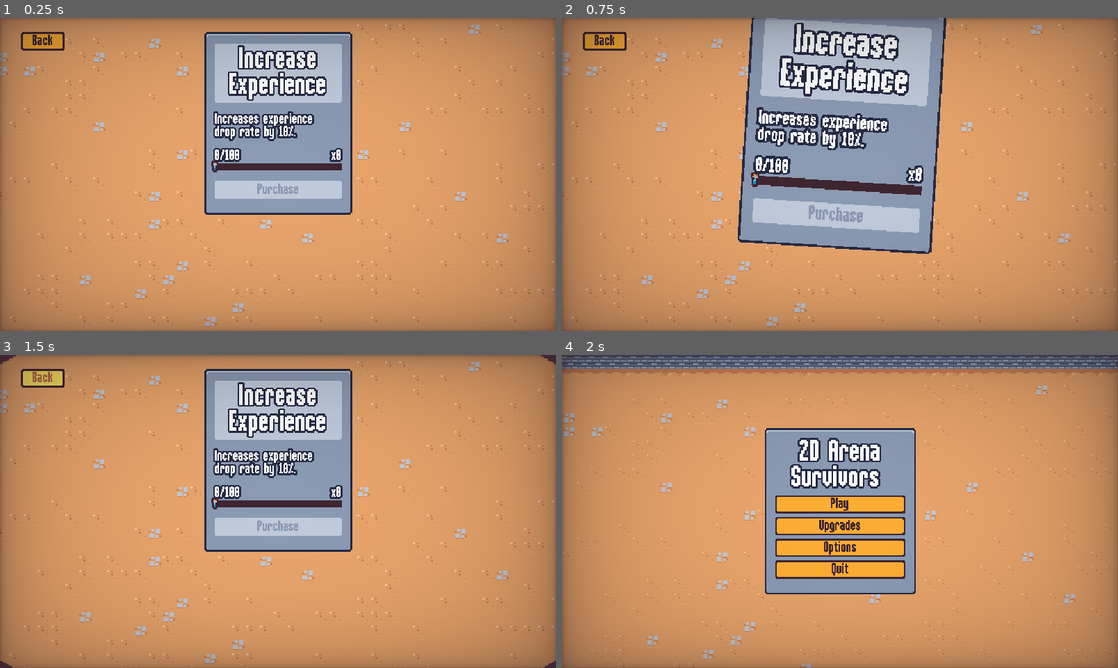
Above: before the commit, frames 1-4 (two rows, left to right).
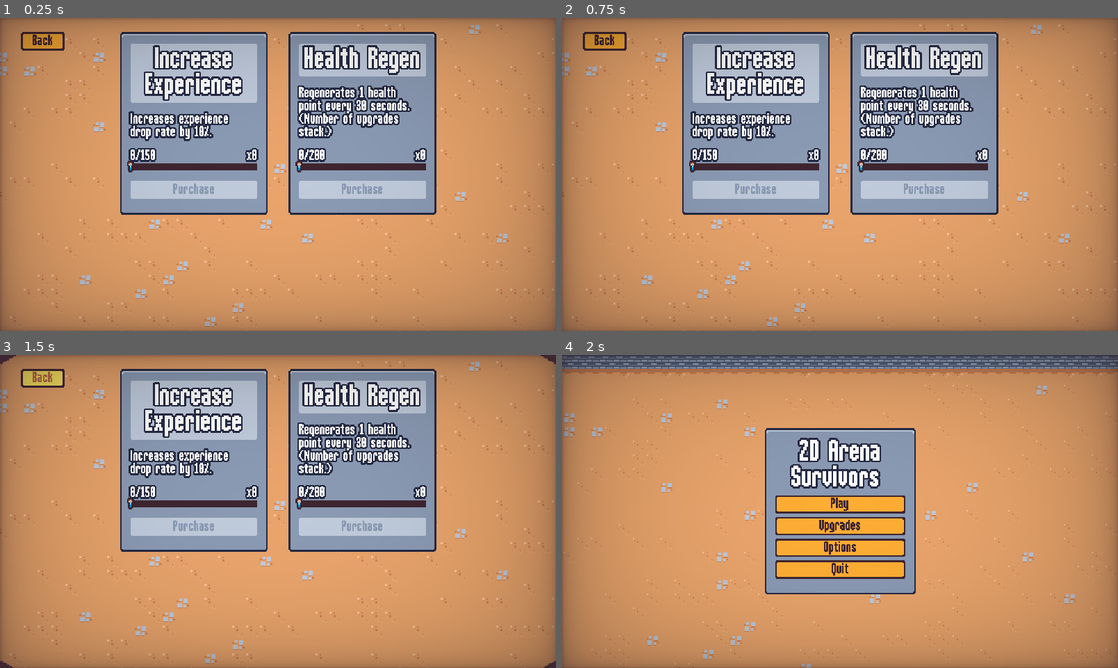
Above: after the commit, the same moments.

Repository: justknick/myFirst2DSurvivorsGame
Game: Godot game, scene res://scenes/ui/meta_menu.tscn
Two runs of this game, one before a commit and one after it. Both use one fixed random seed, a clock stepped at 60 frames per second and the inputs below. This scene is started directly instead of the project's main scene.
Inputs (mouse positions are in pixels of both pictures, inside the frame that each line leads up to):
- Up to frame 1 (0.25 s): no input
- Up to frame 2 (0.75 s): tap Enter at 0.5 s; move the mouse to (840, 124) at 0.52 s; press the mouse at (840, 124) at 0.53 s; hold D (move_right) from 0.53 s (still down)
- Up to frame 3 (1.5 s): release D (move_right) at 1.25 s; release the mouse at (278, 461) at 1.25 s; click "Back" at 1.25 s
- Up to frame 4 (2 s): no input

The runs differ from the first frame. In frame 1, 26% of the frame differs, in the area x 21-79%, y 4-63%; in frame 2, 32%, in the area x 21-79%, y 0-76%; in frame 3, 26%; in frame 4, nothing differs.

Commit message:
Section 6.78 -  Adding a Health Regeneration Meta Upgrade // created health_regeneration resource // updated experience_gain resourece (updated cost), arena_time_manager, player, hit_flash_component, health_component (implemented health regeneration logic), main scene (assigned arena_time_manager to player)

Diff:
--- a/resources/meta_upgrades/experience_gain.tres
+++ b/resources/meta_upgrades/experience_gain.tres
@@ -6,6 +6,6 @@
 script = ExtResource("1_60s5t")
 id = "experience_gain"
 max_quantity = 1
-experience_cost = 100
+experience_cost = 150
 title = "Increase Experience"
 description = "Increases experience drop rate by 10%."
--- /dev/null
+++ b/resources/meta_upgrades/health_regeneration.tres
@@ -0,0 +1,11 @@
+[gd_resource type="Resource" script_class="MetaUpgrade" load_steps=2 format=3 uid="uid://ttx5fskd00tp"]
+
+[ext_resource type="Script" path="res://resources/meta_upgrades/meta_upgrade.gd" id="1_468ft"]
+
+[resource]
+script = ExtResource("1_468ft")
+id = "health_regeneration"
+max_quantity = 3
+experience_cost = 200
+title = "Health Regen"
+description = "Regenerates 1 health point every 30 seconds. (Number of upgrades stack.)"
--- a/scenes/component/health_component.gd
+++ b/scenes/component/health_component.gd
@@ -3,6 +3,7 @@
 
 signal fainted
 signal health_change
+signal health_decrease
 
 @export var max_health: float = 10
 var current_health
@@ -13,9 +14,17 @@
 
 
 func damage(damage_amount:float):
-	current_health = max(current_health - damage_amount, 0)
+	current_health = clamp(current_health - damage_amount, 0, max_health)
+	# emit anytime health changes
 	health_change.emit()
+	# emit when damage is positive, aka inflicted
+	if damage_amount > 0:
+		health_decrease.emit()
 	Callable(check_fainted).call_deferred()
+
+
+func heal(health_regeneration_quantity: int):
+	damage(-health_regeneration_quantity)
 
 
 func get_health_percent():
--- a/scenes/component/hit_flash_component.gd
+++ b/scenes/component/hit_flash_component.gd
@@ -8,11 +8,11 @@
 
 
 func _ready():
-	health_component.health_change.connect(on_health_changed)
+	health_component.health_decrease.connect(on_health_decrease)
 	sprite.material = hit_flash_material
 
 
-func on_health_changed():
+func on_health_decrease():
 	# if flash tween is running, then kill it
 	if hit_flash_tween != null && hit_flash_tween.is_valid():
 		hit_flash_tween.kill()
--- a/scenes/game_object/player/player.gd
+++ b/scenes/game_object/player/player.gd
@@ -1,5 +1,6 @@
 extends CharacterBody2D
 
+@export var arena_time_manager: Node
 
 @onready var damage_interval_timer = $DamageIntervalTimer
 @onready var health_component = $HealthComponent
@@ -15,13 +16,17 @@
 
 
 func _ready():
+	arena_time_manager.health_regeneration_interval.connect(on_health_regeneration_interval)
+
 	base_speed = velocity_component.max_speed
 
 	$CollisionArea2D.body_entered.connect(on_body_entered)
 	$CollisionArea2D.body_exited.connect(on_body_exited)
 	damage_interval_timer.timeout.connect(on_damage_interval_timer_timeout)
-	health_component.health_change.connect(on_health_changed)
+	health_component.health_decrease.connect(on_health_decrease)
+	health_component.health_change.connect(on_health_change)
 	GameEvents.ability_upgrades_added.connect(on_ability_upgrades_added)
+
 	update_health_display()
 
 
@@ -85,10 +90,13 @@
 	check_deal_damage()
 
 
-func on_health_changed():
+func on_health_decrease():
 	GameEvents.emit_player_damaged()
+	$RandomDamageAudioStreamPlayer2DHit.play_random()
+
+
+func on_health_change():
 	update_health_display()
-	$RandomDamageAudioStreamPlayer2DHit.play_random()
 
 
 func on_ability_upgrades_added(ability_upgrade: AbilityUpgrade, current_upgrades: Dictionary):
@@ -98,3 +106,13 @@
 	elif ability_upgrade.id == "movement_speed_rate":
 		velocity_component.max_speed = base_speed + (base_speed * \
 		current_upgrades["movement_speed_rate"]["quantity"] * .15)
+
+
+func on_health_regeneration_interval(difficulty: int):
+	# check that player has health regeneration upgrade
+	var health_regeneration_quantity = MetaProgression.get_upgrade_count("health_regeneration")
+	if health_regeneration_quantity > 0:
+		# apply heal every thirty seconds
+		var is_thirty_second_interval = (difficulty % 6) == 0
+		if is_thirty_second_interval:
+			health_component.heal(health_regeneration_quantity)
--- a/scenes/main/main.tscn
+++ b/scenes/main/main.tscn
@@ -45,8 +45,9 @@
 [node name="Entities" type="Node2D" parent="." groups=["entities_layer"]]
 y_sort_enabled = true
 
-[node name="Player" parent="Entities" instance=ExtResource("1_40gqh")]
+[node name="Player" parent="Entities" node_paths=PackedStringArray("arena_time_manager") instance=ExtResource("1_40gqh")]
 unique_name_in_owner = true
 position = Vector2(580, 349)
+arena_time_manager = NodePath("../../ArenaTimeManager")
 
 [node name="Foreground" type="Node2D" parent="." groups=["foreground_layer"]]
--- a/scenes/manager/arena_time_manager.gd
+++ b/scenes/manager/arena_time_manager.gd
@@ -1,6 +1,7 @@
 extends Node
 
 signal arena_difficulty_increased(arena_difficulty: int)
+signal health_regeneration_interval(interval: int)
 
 const DIFFICULTY_INTERVAL = 5
 
@@ -22,6 +23,7 @@
 	if timer.time_left <= next_time_target:
 		arena_difficulty += 1
 		arena_difficulty_increased.emit(arena_difficulty)
+		health_regeneration_interval.emit(arena_difficulty)
 
 
 func  get_time_elapse():
--- a/scenes/ui/meta_menu.tscn
+++ b/scenes/ui/meta_menu.tscn
@@ -1,15 +1,16 @@
-[gd_scene load_steps=6 format=3 uid="uid://1li8yboqxdeg"]
+[gd_scene load_steps=7 format=3 uid="uid://1li8yboqxdeg"]
 
 [ext_resource type="Script" path="res://scenes/ui/meta_menu.gd" id="1_hiw7q"]
 [ext_resource type="TileSet" uid="uid://bkdm2kbyp4dlb" path="res://resources/tileset.tres" id="2_lblcq"]
 [ext_resource type="Resource" uid="uid://xqvwuoyy5fu1" path="res://resources/meta_upgrades/experience_gain.tres" id="2_lk4ra"]
+[ext_resource type="Resource" uid="uid://ttx5fskd00tp" path="res://resources/meta_upgrades/health_regeneration.tres" id="3_3c6a7"]
 [ext_resource type="PackedScene" uid="uid://cjnxsjp272k74" path="res://scenes/ui/meta_upgrade_card.tscn" id="4_8vxjb"]
 [ext_resource type="PackedScene" uid="uid://bjbuv263blc8" path="res://scenes/ui/vignette.tscn" id="4_qbwth"]
 
 [node name="MetaMenu" type="CanvasLayer"]
 layer = 2
 script = ExtResource("1_hiw7q")
-upgrades = Array[Resource("res://resources/meta_upgrades/meta_upgrade.gd")]([ExtResource("2_lk4ra")])
+upgrades = Array[Resource("res://resources/meta_upgrades/meta_upgrade.gd")]([ExtResource("2_lk4ra"), ExtResource("3_3c6a7")])
 
 [node name="TileMap" type="TileMap" parent="."]
 position = Vector2(-6, -27)
